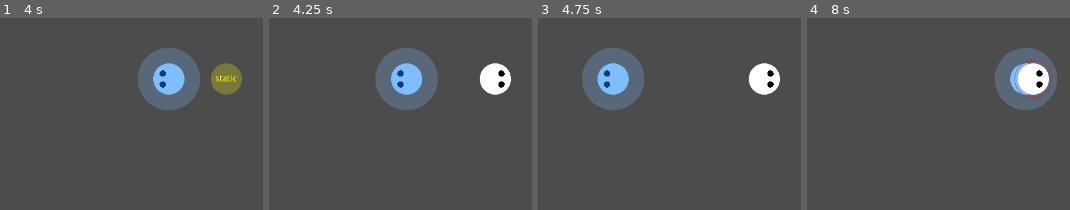
Above: before the commit, frames 1-4 (left to right).
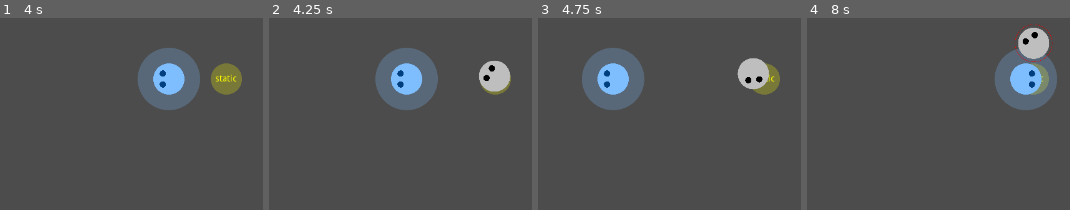
Above: after the commit, the same moments.

Repository: saimukzi/NfaoPoSim
Game: Godot game, scene res://DebugStage/DebugStage.tscn
The game is run twice, just before and just after one commit, with the same random seed, the same clock (stepped at 60 frames per second) and the same inputs.
Inputs:
- Up to frame 1 (4 s): tap Enter at 0.5 s; hold Right (game_right) 0.53-1.28 s; hold Z (game_eat) 0.53-1.28 s; hold Down (game_down) 1.28-2.03 s; tap Z (game_eat) at 1.35, 2.85 s; hold Right (game_right) 2.03-2.78 s; hold Z (game_eat) 2.03-2.78 s; hold Up (game_up) 2.78-3.53 s; hold Left (game_left) from 3.53 s (still down); hold Z (game_eat) from 3.53 s (still down)
- Up to frame 2 (4.25 s): keep holding Left (game_left); keep holding Z (game_eat); tap W (debug_spawn) at 4.15 s
- Up to frame 3 (4.75 s): keep holding Left (game_left); release Z (game_eat) at 4.28 s; tap Z (game_eat) at 4.35 s
- Up to frame 4 (8 s): release Left (game_left) at 5.03 s; hold Down (game_down) 5.03-5.78 s; hold Z (game_eat) 5.03-5.78 s; hold Right (game_right) 5.78-6.53 s; tap Z (game_eat) at 5.85, 7.35 s; hold Up (game_up) 6.53-7.28 s; hold Z (game_eat) 6.53-7.28 s; hold Right (game_right) from 7.28 s (still down)

Frame 1 is identical in both runs. In frame 2, 1.7% of the frame differs, in the area x 79-93%, y 22-41%; in frame 3, 2.3%; in frame 4, 3.4%, in the area x 78-94%, y 3-42%.

Commit message:
Mob Spawner spawn RandomMoveMob

Diff:
--- a/DebugStage/MobSpawner.gd
+++ b/DebugStage/MobSpawner.gd
@@ -1,13 +1,16 @@
 extends Node2D
 
 export(NodePath) var map
-var mob_base_scene : PackedScene
+#var mob_base_scene : PackedScene
+var random_move_mob_scene : PackedScene
 
 func _ready():
-	mob_base_scene = preload("res://Mobs/MobBase/MobBase.tscn")
+#	mob_base_scene = preload("res://Mobs/MobBase/MobBase.tscn")
+	random_move_mob_scene = preload("res://Mobs/RandomMoveMob/RandomMoveMob.tscn")
 
 func _physics_process(delta):
 	if Input.is_action_just_pressed("debug_spawn"):
-		var mob_instance = mob_base_scene.instance() as Node2D
+#		var mob_instance = mob_base_scene.instance() as Node2D
+		var mob_instance = random_move_mob_scene.instance() as Node2D
 		mob_instance.position = position
 		get_node(map).add_child(mob_instance)
